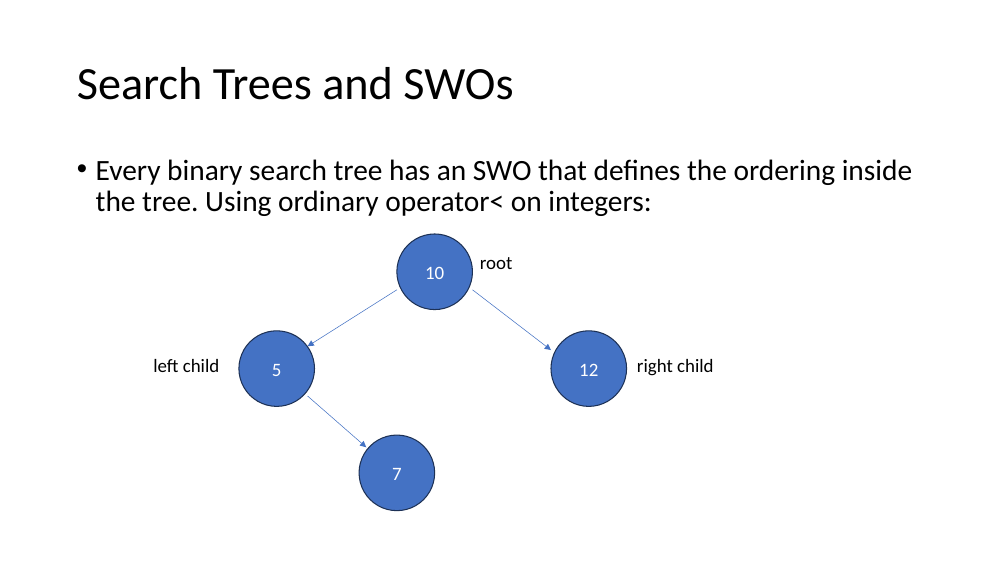
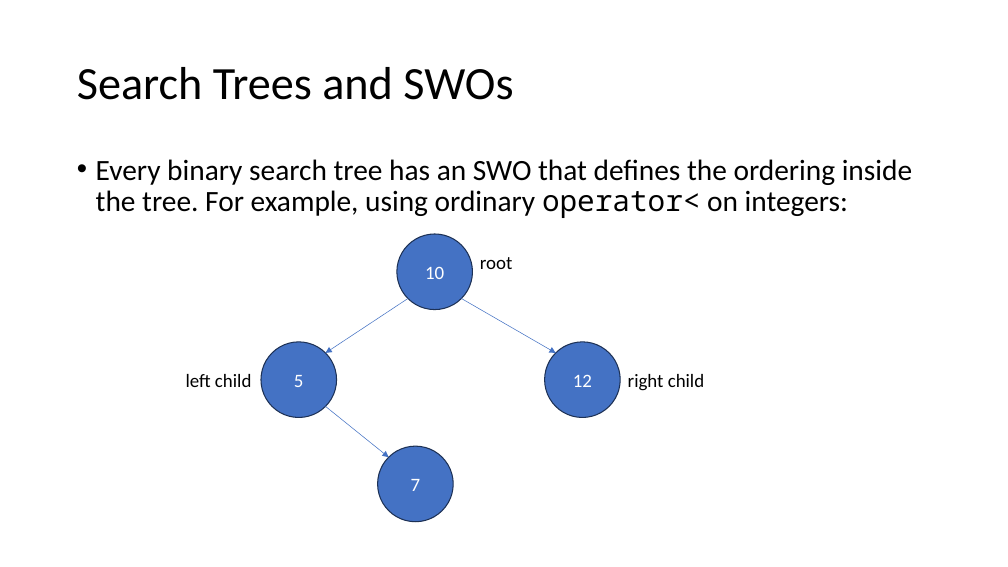
Before and after one commit to pchapin/cpp, a slide deck: slide 6 of SplayTree/SplayTrees.pptx. Drawn at 1008x567 pixels with LibreOffice and Linux fonts; fonts in the diff are those of the drawing. Boxes give left, top, right and bottom in pixels: in the first picture for what was removed or moved away, otherwise in the second. Text is boxed around its words. In the diff, an @@ line names an element or a change of style, - is before the commit and + after.

Commit message:
Cleaned up and extended the presentation on splay trees.

```diff
--- a/SplayTree/SplayTrees.pptx
+++ b/SplayTree/SplayTrees.pptx
@@ text at bbox=[96, 159, 912, 218]: text changed @@
-• Every binary search tree has an SWO that defines the ordering inside the tree. Using ordinary operator< on integers:
+• Every binary search tree has an SWO that defines the ordering inside the tree. For example, using ordinary operator< on integers:
@@ arrow moved from (397, 290) - (308, 346) to (408, 299) - (326, 353) @@
@@ arrow moved from (473, 290) - (551, 350) to (461, 299) - (556, 353) @@
@@ ellipse "5": place and size @@
-ellipse "5" at bbox=[239, 331, 315, 407]
+ellipse "5" at bbox=[261, 342, 337, 417]
@@ ellipse "12": place and size @@
-ellipse "12" at bbox=[551, 331, 627, 407]
+ellipse "12" at bbox=[544, 342, 620, 417]
@@ text "left child": place and size @@
-text "left child" at bbox=[153, 359, 219, 372]
+text "left child" at bbox=[186, 374, 251, 387]
@@ text "right child": place and size @@
-text "right child" at bbox=[637, 359, 713, 376]
+text "right child" at bbox=[628, 374, 704, 391]
@@ arrow moved from (308, 396) - (367, 448) to (326, 407) - (389, 457) @@
@@ ellipse "7": place and size @@
-ellipse "7" at bbox=[359, 436, 435, 511]
+ellipse "7" at bbox=[378, 446, 454, 522]
```
Also in this commit, not shown: 13 other slides changed, 3 slides added.
